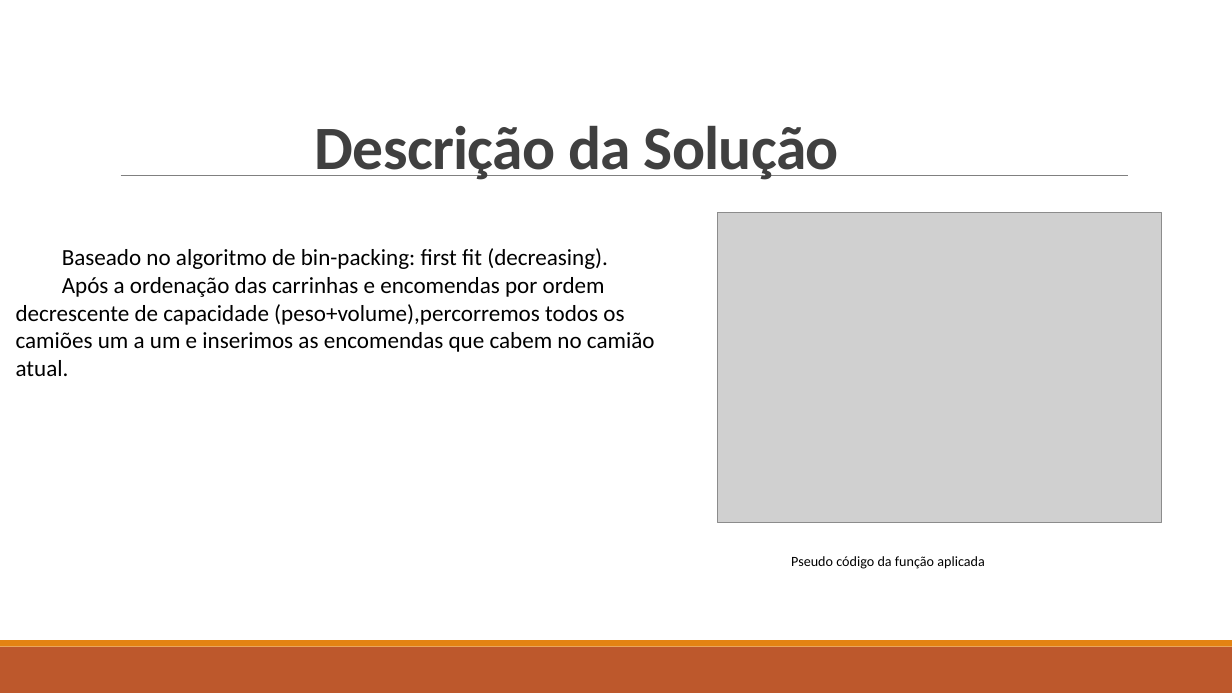
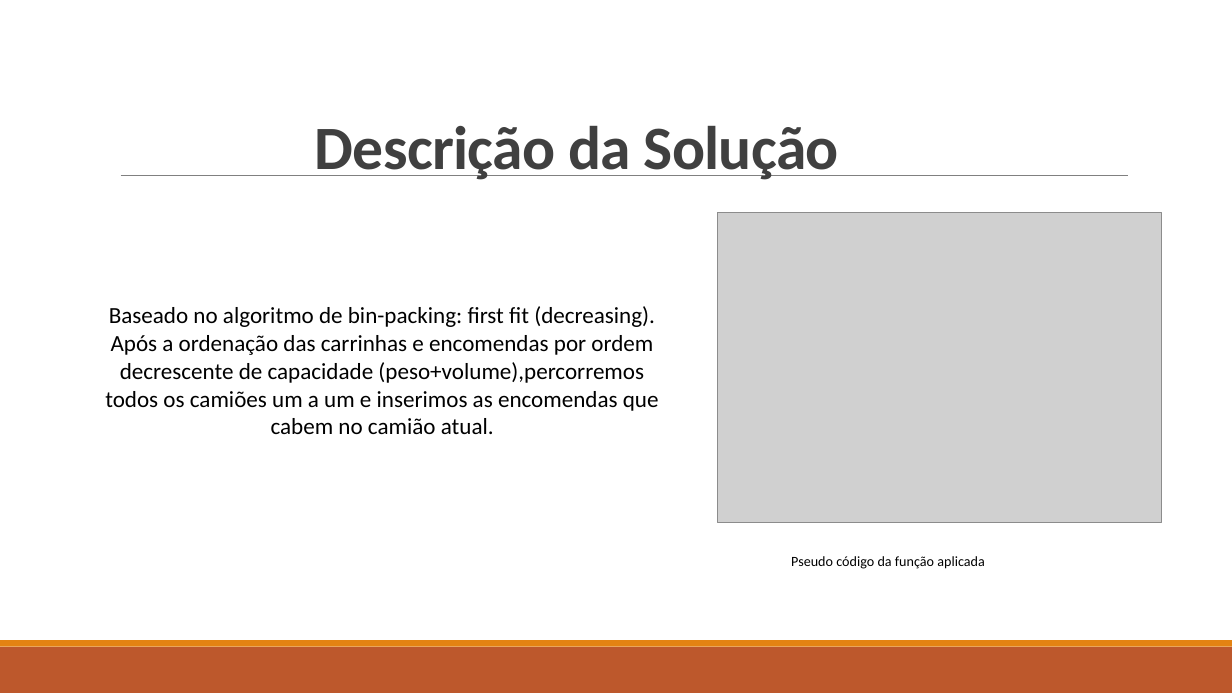
Before and after one commit to Miggs7/DA-Proj-22, a slide deck: slide 4 of Presentation/Logística Urbana para Entrega de Mercadorias.pptx. Drawn at 1232x693 pixels with LibreOffice and Linux fonts; fonts in the diff are those of the drawing; grey boxes stand for pictures. Boxes give left, top, right and bottom in pixels: in the first picture for what was removed or moved away, otherwise in the second. Text is boxed around its words. In the diff, an @@ line names an element or a change of style, - is before the commit and + after.

```diff
--- a/Presentation/Logística Urbana para Entrega de Mercadorias.pptx
+++ b/Presentation/Logística Urbana para Entrega de Mercadorias.pptx
@@ text "Baseado no algoritmo de bin-packing: ...": place and size @@
-text "Baseado no algoritmo de bin-packing: ..." at (16,248,655,376)
+text "Baseado no algoritmo de bin-packing: ..." at (105,306,659,434)
@@ text "Baseado no algoritmo de bin-packing: ..." at (105,306,659,434): alignment left to centre @@
```
Also in this commit, not shown: 5 other slides changed.
